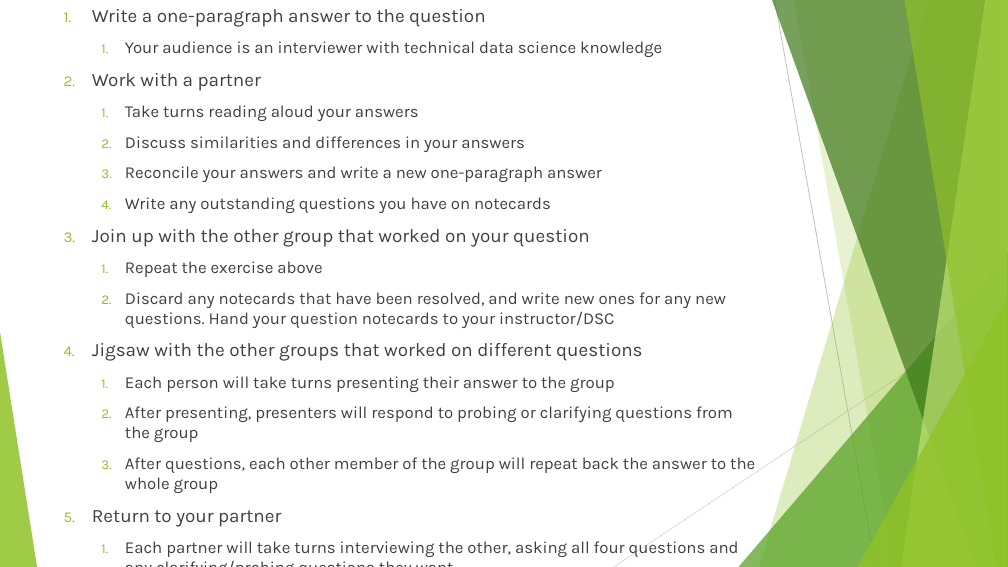
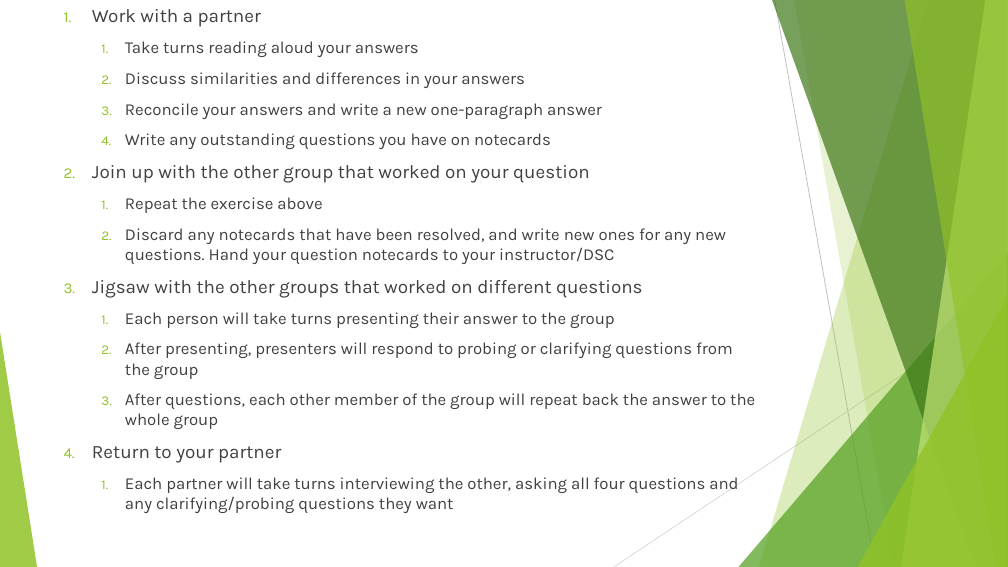
Before and after one commit to DavidBraslow/Neural-Network-Interviews, a slide deck: slide 3 of Neural Network Interviews Slides.pptx. Drawn at 1008x567 pixels with LibreOffice and Linux fonts; fonts in the diff are those of the drawing. Boxes give left, top, right and bottom in pixels: in the first picture for what was removed or moved away, otherwise in the second. Text is boxed around its words. In the diff, an @@ line names an element or a change of style, - is before the commit and + after.

```diff
--- a/Neural Network Interviews Slides.pptx
+++ b/Neural Network Interviews Slides.pptx
@@ text at bbox=[92, 9, 662, 57]: paragraphs removed @@
-1. Write a one-paragraph answer to the question
-  1. Your audience is an interviewer with technical data science knowledge
```
Also in this commit, not shown: 1 other slide changed, 2 other files.
